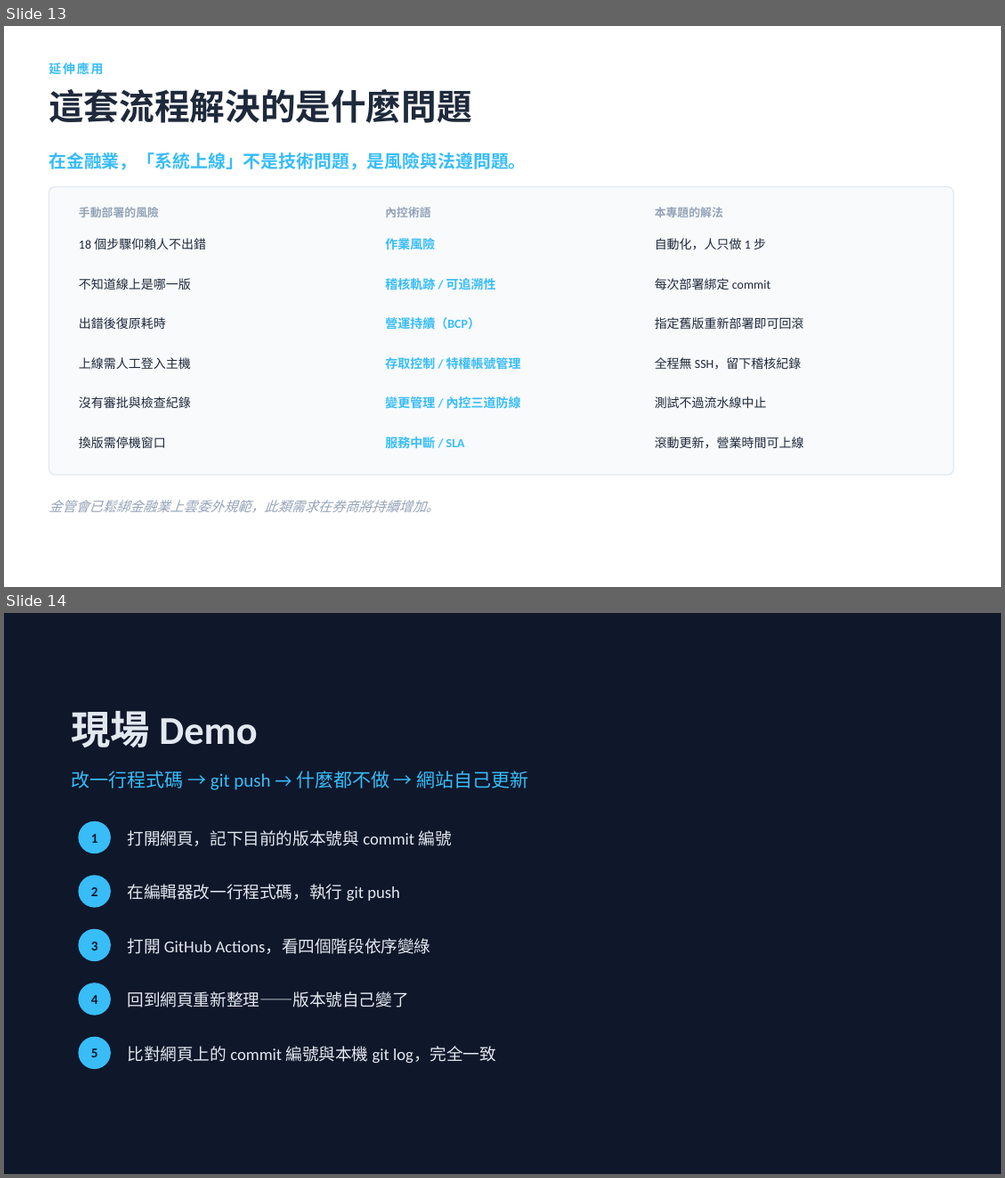
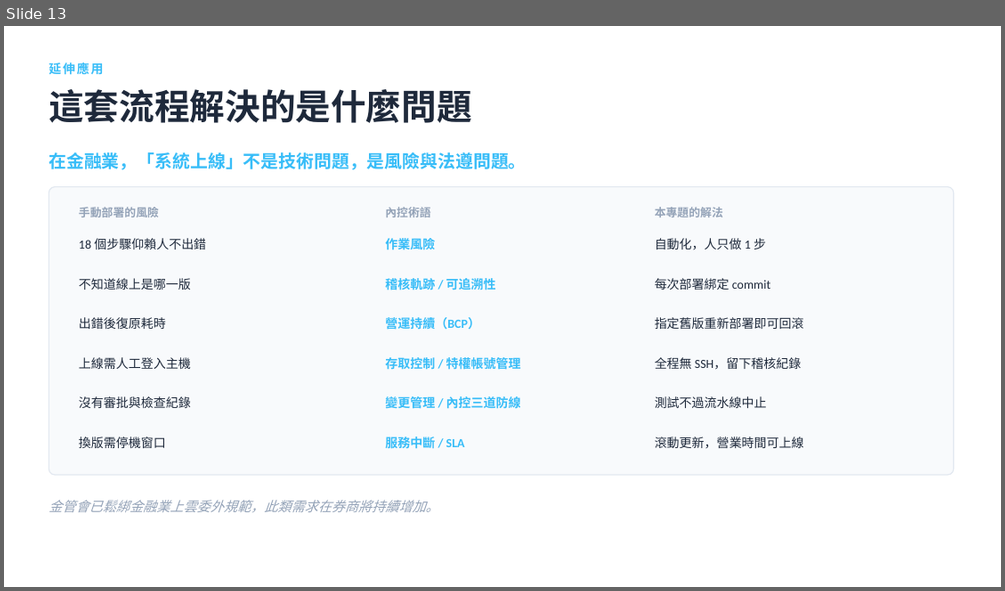
Before and after one commit to CarlosChangYao/aws-cicd-pipeline, a slide deck: 簡報/NKC202_期末專題_驗收簡報.pptx. Shown one above the other, each under a label of ours: slides 13 and 14 before the commit, slide 13 after it. The pictures are 1005x1178 and 1005x591 pixels, drawn with LibreOffice and Linux fonts; fonts in the diff are those of the drawing. Boxes give left, top, right and bottom in pixels: in the first picture for what was removed or moved away, otherwise in the second. Text is boxed around its words. In the diff, an @@ line names an element or a change of style, - is before the commit and + after.

Commit message:
9/5 驗收現場 Demo

```diff
--- a/簡報/NKC202_期末專題_驗收簡報.pptx
+++ b/簡報/NKC202_期末專題_驗收簡報.pptx
@@ slide 14 removed at <box>4,613,1001,1174</box>, background #0F172A @@
@@ text removed at <box>72,711,257,747</box> @@
-現場 Demo
@@ text removed at <box>72,771,529,790</box> @@
-改一行程式碼 → git push → 什麼都不做 → 網站自己更新
@@ ellipse removed at <box>79,821,110,853</box> @@
@@ text removed at <box>91,834,98,843</box> @@
-1
@@ text removed at <box>128,830,451,846</box> @@
-打開網頁，記下目前的版本號與 commit 編號
@@ ellipse removed at <box>79,876,110,907</box> @@
@@ text removed at <box>91,887,98,896</box> @@
-2
@@ text removed at <box>128,884,400,900</box> @@
-在編輯器改一行程式碼，執行 git push
@@ ellipse removed at <box>79,929,110,961</box> @@
@@ text removed at <box>91,941,98,950</box> @@
-3
@@ text removed at <box>128,938,431,954</box> @@
-打開 GitHub Actions，看四個階段依序變綠
@@ ellipse removed at <box>79,983,110,1014</box> @@
@@ text removed at <box>91,995,98,1004</box> @@
-4
@@ text removed at <box>128,991,409,1007</box> @@
-回到網頁重新整理——版本號自己變了
@@ ellipse removed at <box>79,1037,110,1069</box> @@
@@ text removed at <box>91,1048,98,1057</box> @@
-5
@@ text removed at <box>128,1046,496,1062</box> @@
-比對網頁上的 commit 編號與本機 git log，完全一致
```
Also in this commit, not shown: 1 slide changed, 1 other file.
